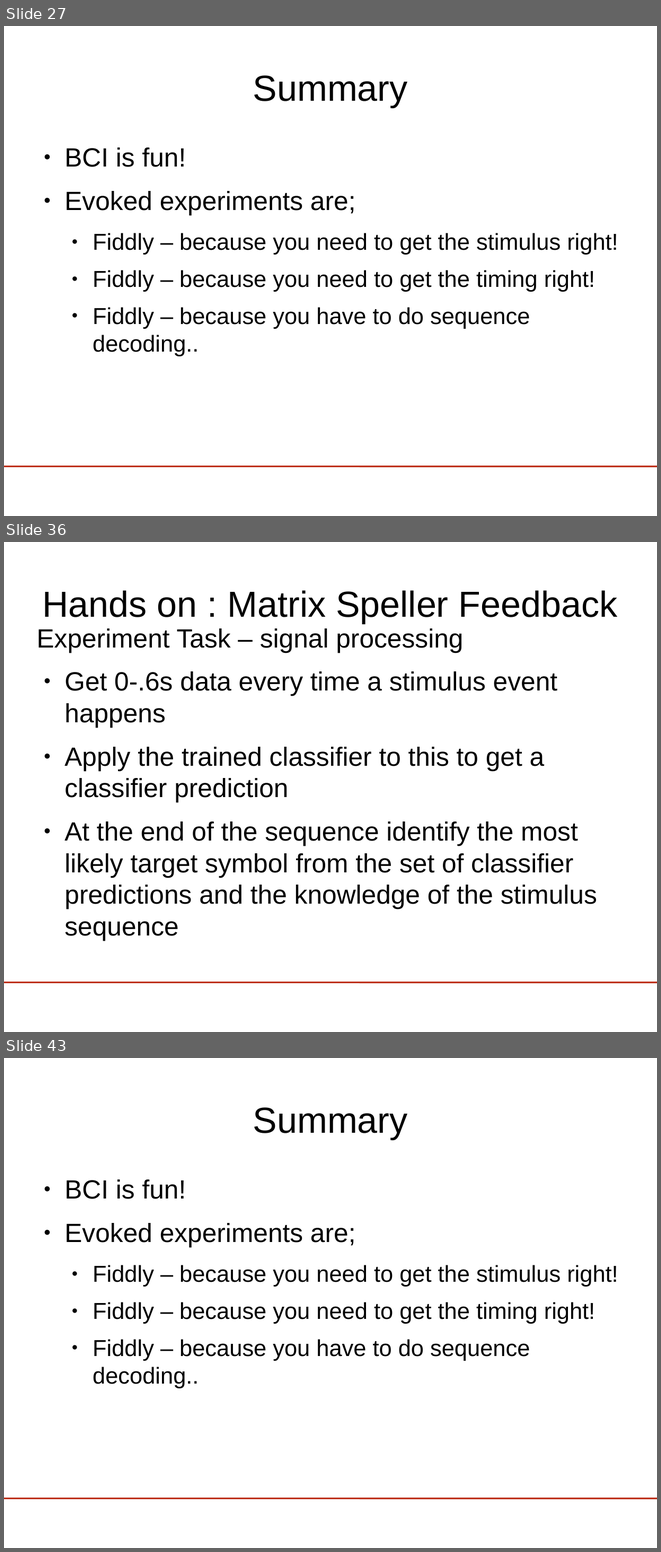
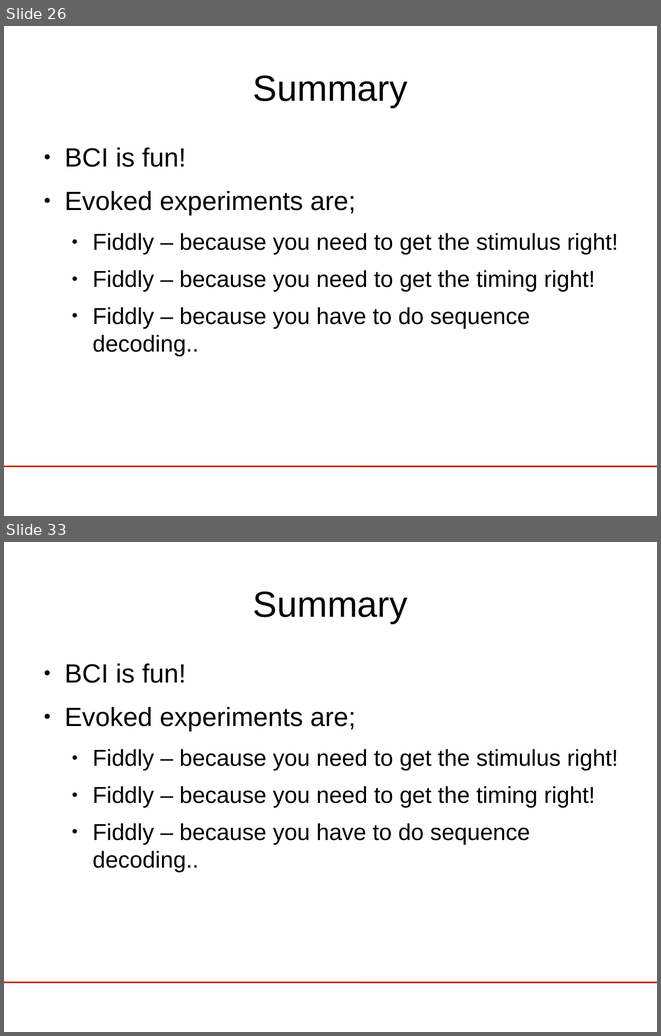
Before and after one commit to riccardosamperna/buffer_bci, a slide deck: tutorial/lect5-visspell/visualSpeller.odp. Shown one above the other, each under a label of ours: slides 27, 36 and 43 before the commit, slides 26 and 33 after it; the slides between them are not shown. The pictures are 661x1552 and 661x1036 pixels, drawn with LibreOffice and Linux fonts; fonts in the diff are those of the drawing; background and template pictures are left out. Boxes give left, top, right and bottom in pixels: in the first picture for what was removed or moved away, otherwise in the second. Text is boxed around its words. In the diff, an @@ line names an element or a change of style, - is before the commit and + after.

```diff
--- a/tutorial/lect5-visspell/visualSpeller.odp
+++ b/tutorial/lect5-visspell/visualSpeller.odp
@@ slide 36 removed at [4,542,657,1032], background #FFFFFF; not listed: 1 template element that a slide beside it also shows @@
@@ title removed at [43,590,618,623] @@
-Hands on : Matrix Speller Feedback
@@ text removed at [37,628,597,940] @@
-Experiment Task – signal processing
-● Get 0-.6s data every time a stimulus event happens
-● Apply the trained classifier to this to get a classifier prediction
-● At the end of the sequence identify the most likely target symbol from the set of classifier predictions and the knowledge of the stimulus sequence
@@ what was slide 27 is now slide 26 @@
@@ what was slide 43 is now slide 33 @@
```
Also in this commit, not shown: 1 slide changed, 6 slides added, 15 other slides removed, 3 other files.
